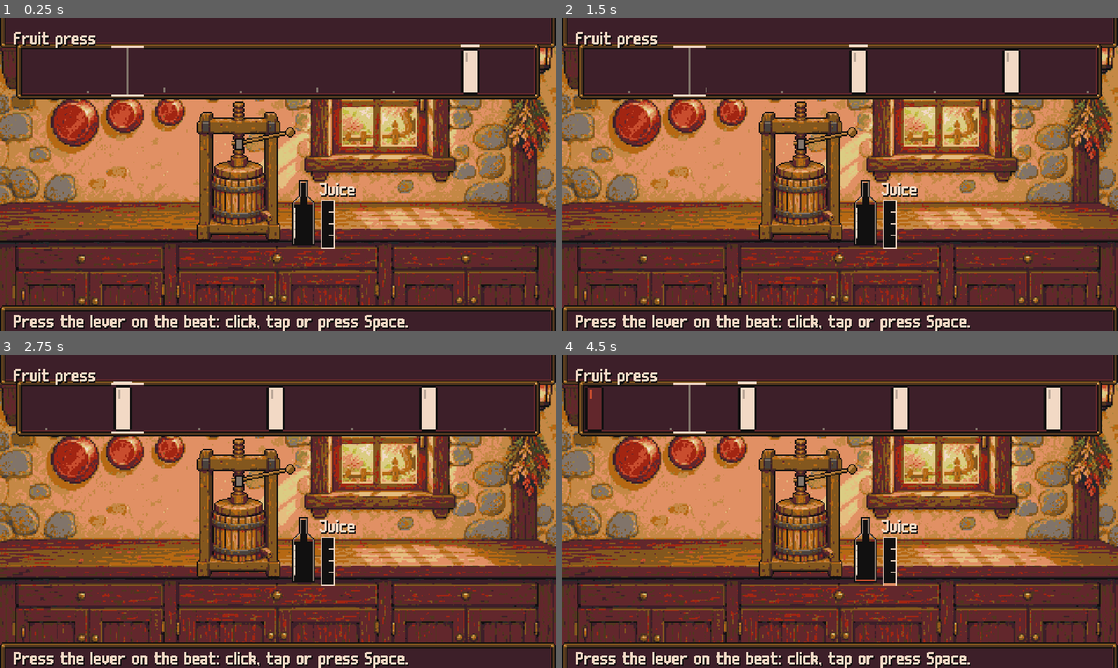
Above: before the commit, frames 1-4 (two rows, left to right).
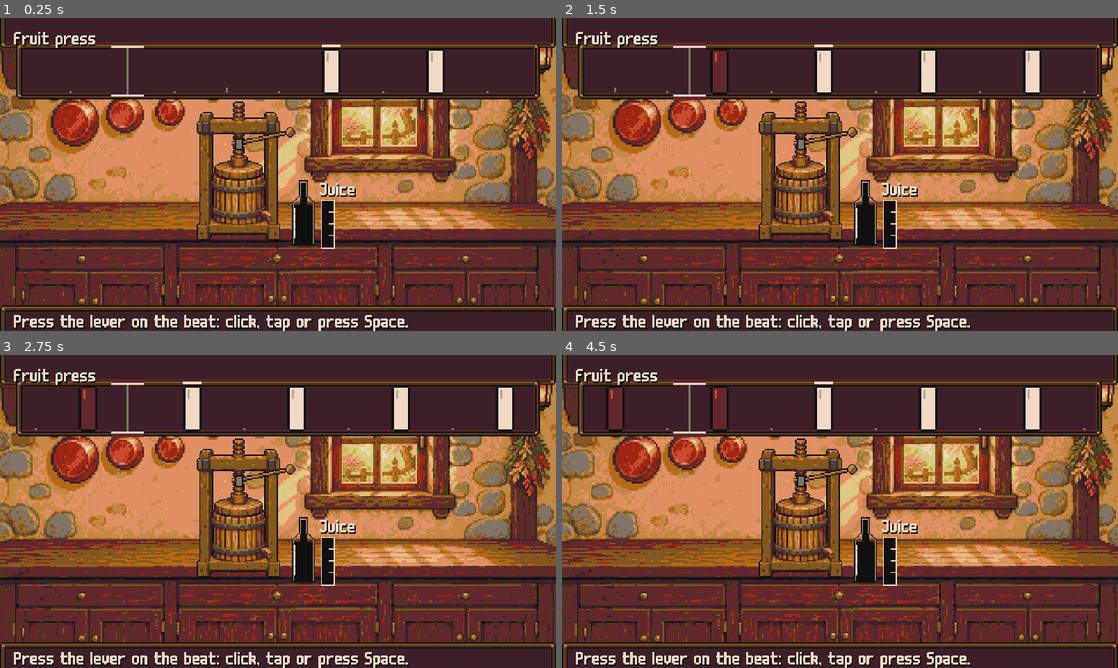
Above: after the commit, the same moments.

Repository: izzetemredemir/autumn-preserves
Game: Godot game, scene res://minigames/press/press.tscn
Two runs of this game, one before a commit and one after it. Both use one fixed random seed, a clock stepped at 60 frames per second and the inputs below. This scene is started directly instead of the project's main scene.
Inputs (mouse positions are in pixels of both pictures, inside the frame that each line leads up to):
- Up to frame 1 (0.25 s): no input
- Up to frame 2 (1.5 s): tap Enter (ui_accept) at 0.5, 0.77, 1.07 s; move the mouse to (962, 158) at 0.52 s; hold D (move_right) 0.53-1.25 s; hold B (book) 0.53-1.25 s; click (962, 158) at 0.67 s; drag from (728, 190) to (812, 237) at 1.27 s
- Up to frame 3 (2.75 s): move the mouse to (333, 442) at 2.02 s; hold D (move_right) from 2.03 s (still down); hold R (rotate) from 2.03 s (still down)
- Up to frame 4 (4.5 s): release D (move_right) at 2.75 s; release R (rotate) at 2.75 s; drag from (812, 574) to (673, 464) at 2.77 s; move the mouse to (1006, 558) at 3.52 s; hold A (move_left) 3.53-4.25 s; tap M at 3.6 s; tap Enter (ui_accept) at 3.77, 4.07 s; drag from (673, 464) to (756, 433) at 4.27 s

The runs differ from the first frame. In frame 1, 1.5% of the frame differs, in the area x 12-88%, y 8-25%; in frame 2, 3.0%; in frame 3, 4.0%; in frame 4, 4.5%, in the area x 4-95%, y 8-74%.
Error in both runs: Out of bounds get index '0' (on base: 'Array[String]') (res://minigames/press/press.gd:244)

Commit message:
feat(press): a shorter, easier fruit press

Diff:
--- a/game/minigames/press/press.gd
+++ b/game/minigames/press/press.gd
@@ -3,10 +3,10 @@
 ## MG-PRESS: fruit press rhythm (design 11.4). Press the lever (click/tap, Space, `stir`) on the beat.
 ## Beats are scheduled on the Time.get_ticks_usec() clock, never frame counts. Only emits finished().
 
-const BEATS := 14
-const INTERVAL := 1.1  ## seconds between beats (14 beats ~ 18 s)
-const LEAD_IN := 2.5  ## seconds before the first beat
-const RESULT_HOLD := 2.5
+const BEATS := 8
+const INTERVAL := 0.75  ## seconds between beats: 8 beats in about 7 s (the human found 18 s too long)
+const LEAD_IN := 1.5  ## seconds before the first beat
+const RESULT_HOLD := 2.0
 const HIT_X := 110.0
 const PX_PER_SEC := 120.0
 const TRACK_Y := 46.0
--- a/game/minigames/press/press_rules.gd
+++ b/game/minigames/press/press_rules.gd
@@ -2,10 +2,10 @@
 extends RefCounted
 ## Pure scoring helpers for the press mini-game (unit-tested in tests/test_mg_press.gd).
 
-const PERFECT_MS := 80.0
-const GOOD_MS := 160.0
-const STAR3_PERFECT := 0.70
-const STAR2_HIT := 0.60
+const PERFECT_MS := 100.0  ## wide, forgiving windows: the press should feel easy
+const GOOD_MS := 200.0
+const STAR3_PERFECT := 0.60
+const STAR2_HIT := 0.50
 
 
 ## Judge a hit by its offset (ms, signed) from the beat: "perfect", "good" or "miss".
@@ -18,7 +18,7 @@
 	return "miss"
 
 
-## Stars from {"perfect", "good", "miss"} counts: Perfect >= 70% -> 3, Perfect+Good >= 60% -> 2, else 1.
+## Stars from {"perfect", "good", "miss"} counts: Perfect >= 60% -> 3, Perfect+Good >= 50% -> 2, else 1.
 static func stars_for(counts: Dictionary) -> int:
 	var p := int(counts.get("perfect", 0))
 	var g := int(counts.get("good", 0))
@@ -58,7 +58,7 @@
 static func juice_for(grade: String) -> float:
 	match grade:
 		"perfect":
-			return 1.0 / 20.0
+			return 1.0 / 7.0  # 8 beats: the bottle fills even with one miss
 		"good":
-			return 1.0 / 32.0
+			return 1.0 / 11.0
 	return 0.0
--- a/game/tests/smoke/kitchen_p1_shot.gd
+++ b/game/tests/smoke/kitchen_p1_shot.gd
@@ -166,7 +166,7 @@
 		return
 	var c: Dictionary = mg.counts
 	print("press: sent %d, perfect %d good %d miss %d" % [sent, c.perfect, c.good, c.miss])
-	_check(int(c.perfect) + int(c.good) >= 20, "Space and clicks land on the beat (%d hits)" % (int(c.perfect) + int(c.good)))
+	_check(int(c.perfect) + int(c.good) >= 6, "Space and clicks land on the beat (%d hits)" % (int(c.perfect) + int(c.good)))
 
 
 func _wait_card(ms: int, what: String) -> bool:
--- a/game/tests/test_mg_press.gd
+++ b/game/tests/test_mg_press.gd
@@ -4,20 +4,20 @@
 
 func test_judge_windows() -> void:
 	assert_eq(PressRules.judge(0.0), "perfect")
-	assert_eq(PressRules.judge(80.0), "perfect")
-	assert_eq(PressRules.judge(-80.0), "perfect")
-	assert_eq(PressRules.judge(80.1), "good")
-	assert_eq(PressRules.judge(-160.0), "good")
-	assert_eq(PressRules.judge(160.1), "miss")
+	assert_eq(PressRules.judge(100.0), "perfect")
+	assert_eq(PressRules.judge(-100.0), "perfect")
+	assert_eq(PressRules.judge(100.1), "good")
+	assert_eq(PressRules.judge(-200.0), "good")
+	assert_eq(PressRules.judge(200.1), "miss")
 	assert_eq(PressRules.judge(-400.0), "miss")
 
 
 func test_stars() -> void:
-	assert_eq(PressRules.stars_for({"perfect": 17, "good": 3, "miss": 4}), 3)  # 70.8%
-	assert_eq(PressRules.stars_for({"perfect": 16, "good": 0, "miss": 8}), 2)  # 66.7% perfect, 66.7% hit
-	assert_eq(PressRules.stars_for({"perfect": 5, "good": 10, "miss": 9}), 2)  # 62.5% hit
-	assert_eq(PressRules.stars_for({"perfect": 4, "good": 10, "miss": 10}), 1)  # 58% hit
-	assert_eq(PressRules.stars_for({"perfect": 0, "good": 0, "miss": 24}), 1)
+	assert_eq(PressRules.stars_for({"perfect": 5, "good": 2, "miss": 1}), 3)  # 62.5% perfect
+	assert_eq(PressRules.stars_for({"perfect": 4, "good": 0, "miss": 4}), 2)  # 50% perfect, 50% hit
+	assert_eq(PressRules.stars_for({"perfect": 1, "good": 3, "miss": 4}), 2)  # 50% hit
+	assert_eq(PressRules.stars_for({"perfect": 1, "good": 2, "miss": 5}), 1)  # 37.5% hit
+	assert_eq(PressRules.stars_for({"perfect": 0, "good": 0, "miss": 8}), 1)
 	assert_eq(PressRules.stars_for({}), 1)
 
 
